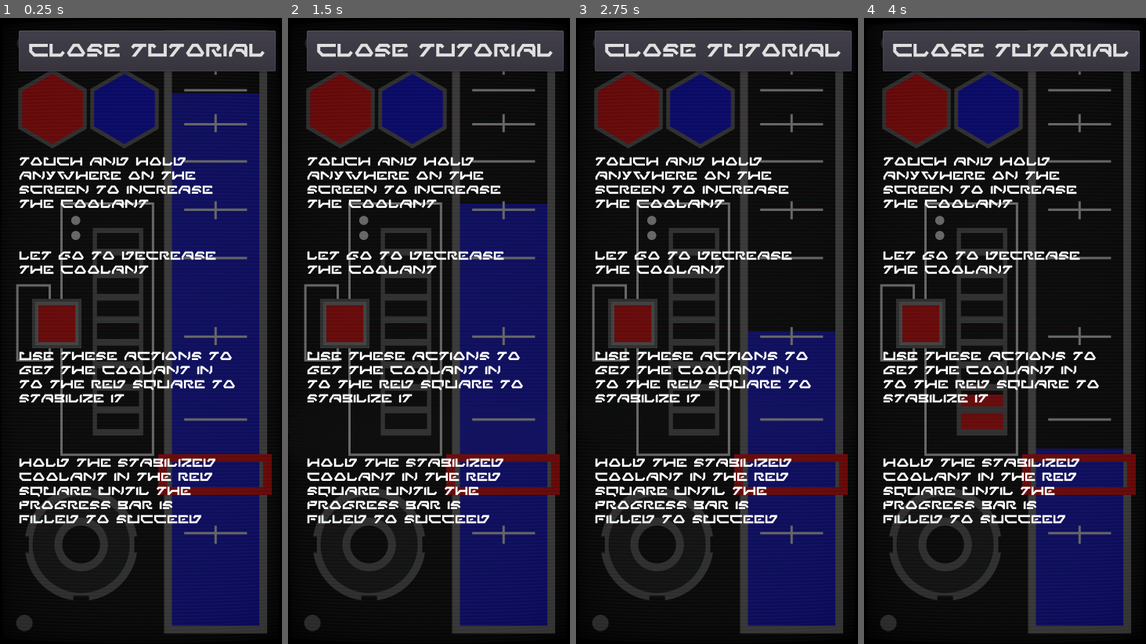
Above: before the commit, frames 1-4 (left to right).
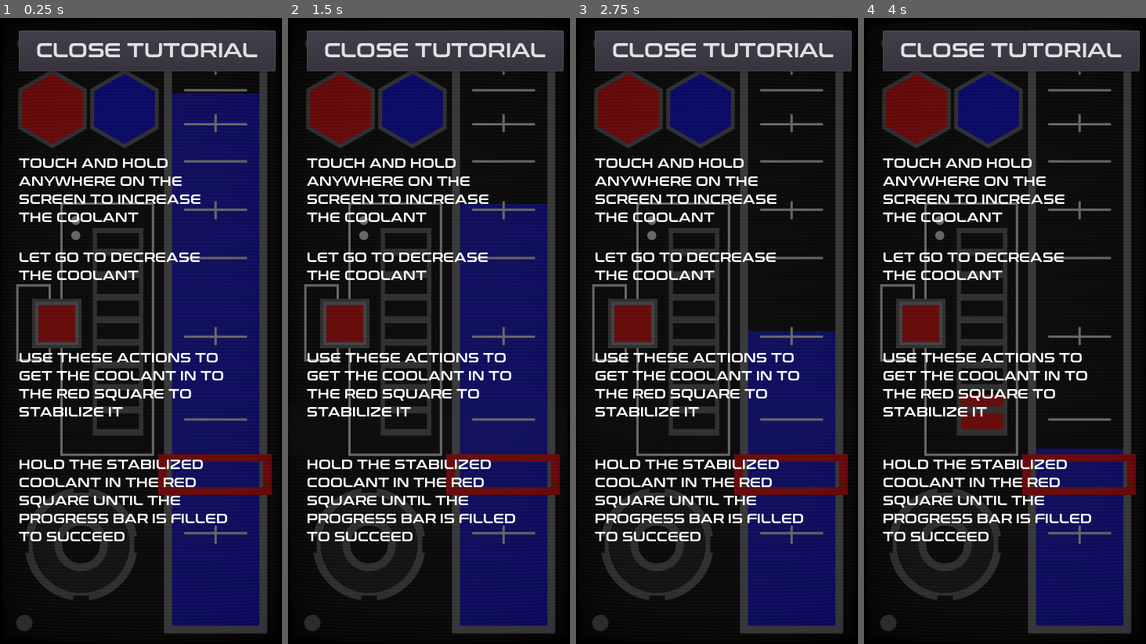
Above: after the commit, the same moments.

Repository: esburch/coolant-stabilizer
Game: Godot game, scene res://ui.tscn
The game is run twice, just before and just after one commit, with the same random seed, the same clock (stepped at 60 frames per second) and the same inputs. The project has no main scene, so this scene is started directly.
Inputs (mouse positions are in pixels of both pictures, inside the frame that each line leads up to):
- Up to frame 1 (0.25 s): no input
- Up to frame 2 (1.5 s): move the mouse to (491, 299) at 0.52 s; press the mouse at (491, 299) at 0.53 s; tap Enter at 1.25 s; move the mouse to (372, 362) at 1.27 s; release the mouse at (372, 362) at 1.28 s; click (372, 362) at 1.35 s
- Up to frame 3 (2.75 s): move the mouse to (745, 193) at 2.02 s; press the mouse at (745, 193) at 2.03 s
- Up to frame 4 (4 s): move the mouse to (990, 456) at 2.77 s; release the mouse at (990, 456) at 2.78 s; click (990, 456) at 2.85 s; move the mouse to (1089, 424) at 3.52 s; press the mouse at (1089, 424) at 3.53 s

The runs differ from the first frame. In frame 1, 13% of the frame differs, in the area x 6-94%, y 4-84%; in frame 2, 13%; in frame 3, 13%; in frame 4, 13%.

Commit message:
Update font on both

Diff:
--- a/dalle.tscn
+++ b/dalle.tscn
@@ -339,9 +339,9 @@
 
 [node name="Actions" type="Label" parent="TutorialOverlay"]
 margin_left = 24.0
-margin_top = 424.0
+margin_top = 392.0
 margin_right = 304.0
-margin_bottom = 537.0
+margin_bottom = 505.0
 custom_fonts/font = SubResource( 6 )
 text = "Use these actions to get the coolant in to the red square to stabilize it"
 autowrap = true
@@ -349,9 +349,9 @@
 
 [node name="Hold" type="Label" parent="TutorialOverlay"]
 margin_left = 24.0
-margin_top = 560.0
+margin_top = 544.0
 margin_right = 304.0
-margin_bottom = 673.0
+margin_bottom = 657.0
 custom_fonts/font = SubResource( 6 )
 text = "Hold the stabilized coolant in the red square until the progress bar is filled to succeed"
 autowrap = true
--- a/ui.tscn
+++ b/ui.tscn
@@ -6,7 +6,7 @@
 [ext_resource path="res://Coolant.tscn" type="PackedScene" id=4]
 [ext_resource path="res://art/Progress.png" type="Texture" id=5]
 [ext_resource path="res://Bobber.tscn" type="PackedScene" id=6]
-[ext_resource path="res://AurebeshEnglishRegular-rjeO.ttf" type="DynamicFontData" id=7]
+[ext_resource path="res://conthrax-sb.otf" type="DynamicFontData" id=7]
 
 [sub_resource type="RectangleShape2D" id=1]
 extents = Vector2( 102.5, 10 )
@@ -354,6 +354,6 @@
 margin_right = 352.0
 margin_bottom = 68.0
 custom_fonts/font = SubResource( 7 )
-text = "close tutorial"
+text = "CLOSE TUTORIAL"
 
 [connection signal="pressed" from="TutorialOverlay/Button" to="." method="_on_Button_pressed"]
